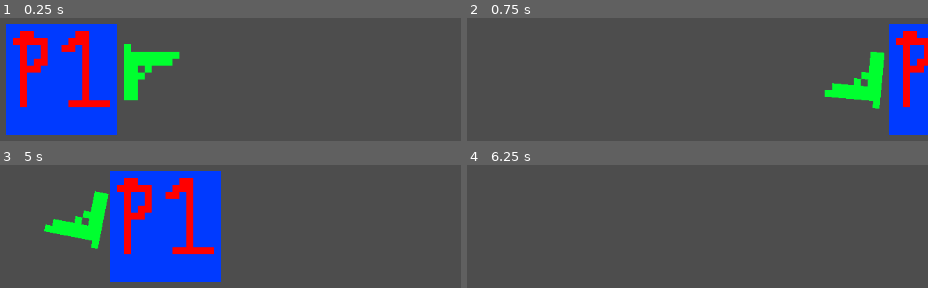
Above: before the commit, frames 1-4 (two rows, left to right).
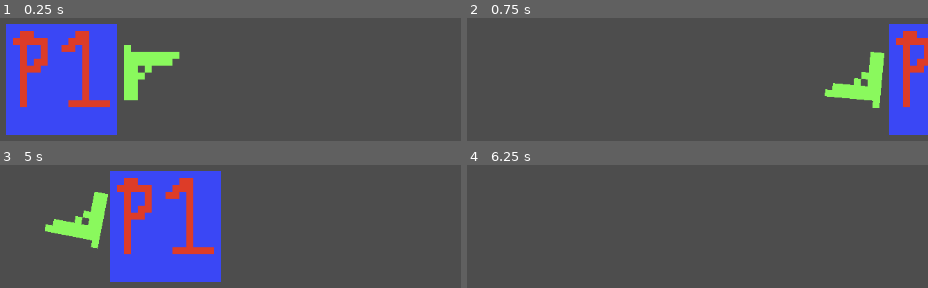
Above: after the commit, the same moments.

Repository: dcordova7146/Team4
Game: Godot game, scene res://scenes/world.tscn
Same seed, same stepped clock (60 frames per second), same inputs: the game is played once before the commit and once after it. Before the commit the project starts from res://world.tscn.
Inputs (mouse positions are in pixels of both pictures, inside the frame that each line leads up to):
- Up to frame 1 (0.25 s): no input
- Up to frame 2 (0.75 s): tap Enter at 0.5 s; move the mouse to (702, 57) at 0.52 s; hold D (right) from 0.53 s (still down)
- Up to frame 3 (5 s): tap Space at 1.25, 2.75, 4.25 s; move the mouse to (outside the picture) at 1.27 s; release D (right) at 1.28 s; hold S (down) 1.28-2.03 s; tap Enter at 2, 3.5 s; move the mouse to (outside the picture) at 2.02 s; hold D (right) 2.03-2.78 s; move the mouse to (outside the picture) at 2.77 s; hold W (up) 2.78-3.53 s; move the mouse to (outside the picture) at 3.52 s; hold A (left) from 3.53 s (still down); move the mouse to (outside the picture) at 4.27 s
- Up to frame 4 (6.25 s): move the mouse to (568, 226) at 5.02 s; release A (left) at 5.03 s; hold S (down) 5.03-5.78 s; move the mouse to (outside the picture) at 5.77 s; hold D (right) from 5.78 s (still down)

The runs differ from the first frame. In frame 1, 24% of the frame differs, in the area x 1-40%, y 4-96%; in frame 2, 10%; in frame 3, 24%, in the area x 9-48%, y 4-96%; in frame 4, nothing differs.

Commit message:
Day2
-minor fixes to sprites
-placed files in folders

Diff:
--- a/player.tscn
+++ /dev/null
@@ -1,35 +0,0 @@
-[gd_scene load_steps=7 format=3 uid="uid://db5fatnj0uwms"]
-
-[ext_resource type="Script" path="res://player.gd" id="1_iitf2"]
-[ext_resource type="Texture2D" uid="uid://b271q2iv7g1l7" path="res://TempAssets.png" id="2_ky8r7"]
-[ext_resource type="PackedScene" uid="uid://b67xtxekds232" path="res://weapon.tscn" id="3_yhbqn"]
-
-[sub_resource type="CircleShape2D" id="CircleShape2D_45wmi"]
-radius = 9.0
-
-[sub_resource type="AtlasTexture" id="AtlasTexture_hlcbv"]
-atlas = ExtResource("2_ky8r7")
-region = Rect2(0, 0, 16, 16)
-
-[sub_resource type="SpriteFrames" id="SpriteFrames_qfowc"]
-animations = [{
-"frames": [{
-"duration": 1.0,
-"texture": SubResource("AtlasTexture_hlcbv")
-}],
-"loop": true,
-"name": &"default",
-"speed": 5.0
-}]
-
-[node name="Player" type="CharacterBody2D"]
-motion_mode = 1
-script = ExtResource("1_iitf2")
-
-[node name="CollisionShape2D" type="CollisionShape2D" parent="."]
-shape = SubResource("CircleShape2D_45wmi")
-
-[node name="AnimatedSprite2D" type="AnimatedSprite2D" parent="."]
-sprite_frames = SubResource("SpriteFrames_qfowc")
-
-[node name="Weapon" parent="." instance=ExtResource("3_yhbqn")]
--- a/project.godot
+++ b/project.godot
@@ -11,7 +11,7 @@
 [application]
 
 config/name="Project T4"
-run/main_scene="res://world.tscn"
+run/main_scene="res://scenes/world.tscn"
 config/features=PackedStringArray("4.2", "GL Compatibility")
 config/icon="res://icon.svg"
 
--- /dev/null
+++ b/scenes/player.tscn
@@ -0,0 +1,20 @@
+[gd_scene load_steps=5 format=3 uid="uid://db5fatnj0uwms"]
+
+[ext_resource type="Script" path="res://scripts/player.gd" id="1_iitf2"]
+[ext_resource type="Texture2D" uid="uid://b010odvgbpiye" path="res://tempAssets/p1.png" id="2_22u6h"]
+[ext_resource type="PackedScene" uid="uid://b67xtxekds232" path="res://scenes/weapon.tscn" id="3_yhbqn"]
+
+[sub_resource type="CircleShape2D" id="CircleShape2D_45wmi"]
+radius = 9.0
+
+[node name="Player" type="CharacterBody2D"]
+motion_mode = 1
+script = ExtResource("1_iitf2")
+
+[node name="CollisionShape2D" type="CollisionShape2D" parent="."]
+shape = SubResource("CircleShape2D_45wmi")
+
+[node name="Sprite2D" type="Sprite2D" parent="."]
+texture = ExtResource("2_22u6h")
+
+[node name="Weapon" parent="." instance=ExtResource("3_yhbqn")]
--- /dev/null
+++ b/scenes/weapon.tscn
@@ -0,0 +1,17 @@
+[gd_scene load_steps=3 format=3 uid="uid://b67xtxekds232"]
+
+[ext_resource type="Script" path="res://scripts/weapon.gd" id="1_tyshh"]
+[ext_resource type="Texture2D" uid="uid://bxu356kwn3wpy" path="res://tempAssets/gun.png" id="2_gcvft"]
+
+[node name="Node2D" type="Node2D"]
+script = ExtResource("1_tyshh")
+
+[node name="pivot" type="Marker2D" parent="."]
+
+[node name="Sprite2D" type="Sprite2D" parent="pivot"]
+position = Vector2(12, 0)
+texture = ExtResource("2_gcvft")
+
+[node name="muzzle" type="Marker2D" parent="pivot/Sprite2D"]
+position = Vector2(4, -3)
+scale = Vector2(1.01, 1.01)
--- /dev/null
+++ b/scenes/world.tscn
@@ -0,0 +1,10 @@
+[gd_scene load_steps=2 format=3 uid="uid://c3g7l1yuf2gmi"]
+
+[ext_resource type="PackedScene" uid="uid://db5fatnj0uwms" path="res://scenes/player.tscn" id="1_idgr5"]
+
+[node name="World" type="Node2D"]
+
+[node name="Camera2D" type="Camera2D" parent="."]
+zoom = Vector2(10, 10)
+
+[node name="CharacterBody2D" parent="." instance=ExtResource("1_idgr5")]
--- a/weapon.gd
+++ b/scripts/weapon.gd
@@ -1,4 +1,4 @@
-extends Area2D
+extends Node2D
 
 
 func _physics_process(delta):
--- a/weapon.tscn
+++ /dev/null
@@ -1,38 +0,0 @@
-[gd_scene load_steps=6 format=3 uid="uid://b67xtxekds232"]
-
-[ext_resource type="Texture2D" uid="uid://b271q2iv7g1l7" path="res://TempAssets.png" id="1_auo80"]
-[ext_resource type="Script" path="res://weapon.gd" id="1_ly8w2"]
-
-[sub_resource type="CircleShape2D" id="CircleShape2D_xojxd"]
-radius = 55.0091
-
-[sub_resource type="AtlasTexture" id="AtlasTexture_r5dpu"]
-atlas = ExtResource("1_auo80")
-region = Rect2(16, 16, 16, 16)
-
-[sub_resource type="SpriteFrames" id="SpriteFrames_xtk2r"]
-animations = [{
-"frames": [{
-"duration": 1.0,
-"texture": SubResource("AtlasTexture_r5dpu")
-}],
-"loop": true,
-"name": &"default",
-"speed": 5.0
-}]
-
-[node name="Weapon" type="Area2D"]
-script = ExtResource("1_ly8w2")
-
-[node name="CollisionShape2D" type="CollisionShape2D" parent="."]
-shape = SubResource("CircleShape2D_xojxd")
-
-[node name="pivot" type="Marker2D" parent="."]
-
-[node name="gun_melee" type="AnimatedSprite2D" parent="pivot"]
-position = Vector2(12, 0)
-scale = Vector2(1.01, 1.01)
-sprite_frames = SubResource("SpriteFrames_xtk2r")
-
-[node name="muzzle" type="Marker2D" parent="pivot/gun_melee"]
-position = Vector2(3.9604, -2.9703)
--- a/world.tscn
+++ /dev/null
@@ -1,10 +0,0 @@
-[gd_scene load_steps=2 format=3 uid="uid://c3g7l1yuf2gmi"]
-
-[ext_resource type="PackedScene" uid="uid://db5fatnj0uwms" path="res://player.tscn" id="1_04koh"]
-
-[node name="World" type="Node2D"]
-
-[node name="Camera2D" type="Camera2D" parent="."]
-zoom = Vector2(10, 10)
-
-[node name="CharacterBody2D" parent="." instance=ExtResource("1_04koh")]
Binary file removed: TempAssets.png
Renamed: player.gd -> scripts/player.gd
Binary file added: tempAssets/bullet.png
Not shown, added: tempAssets/bullet.png.import
Binary file added: tempAssets/face.png
Not shown, changed: tempAssets/face.png.import
Binary file added: tempAssets/gun.png
Not shown, added: tempAssets/gun.png.import
Binary file added: tempAssets/npc.png
Not shown, added: tempAssets/npc.png.import
Binary file added: tempAssets/p1.png
Not shown, added: tempAssets/p1.png.import
(and 2 more such lines)
